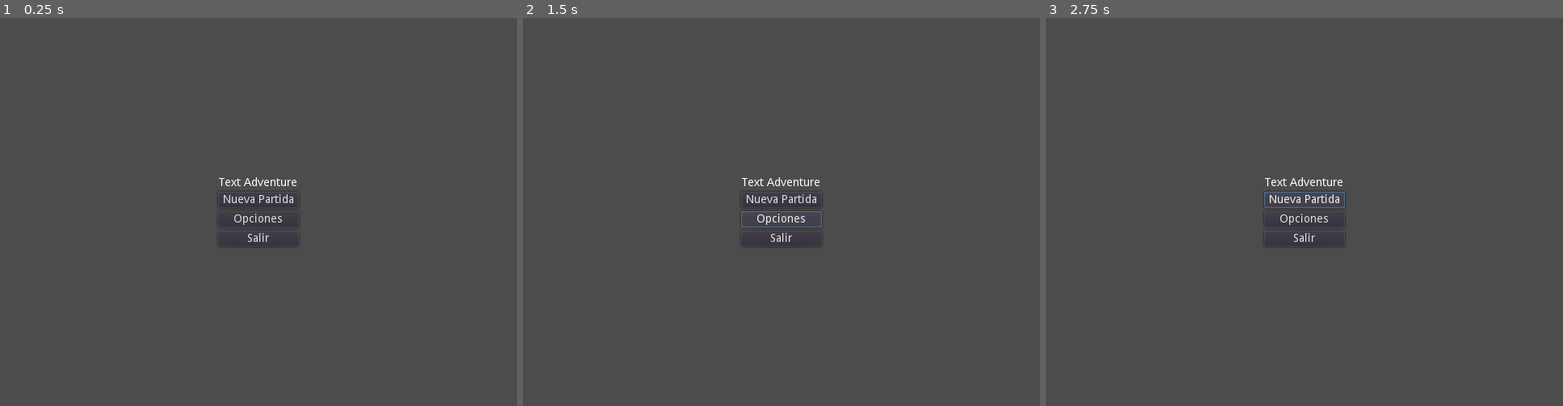
Above: before the commit, frames 1-3 (left to right).
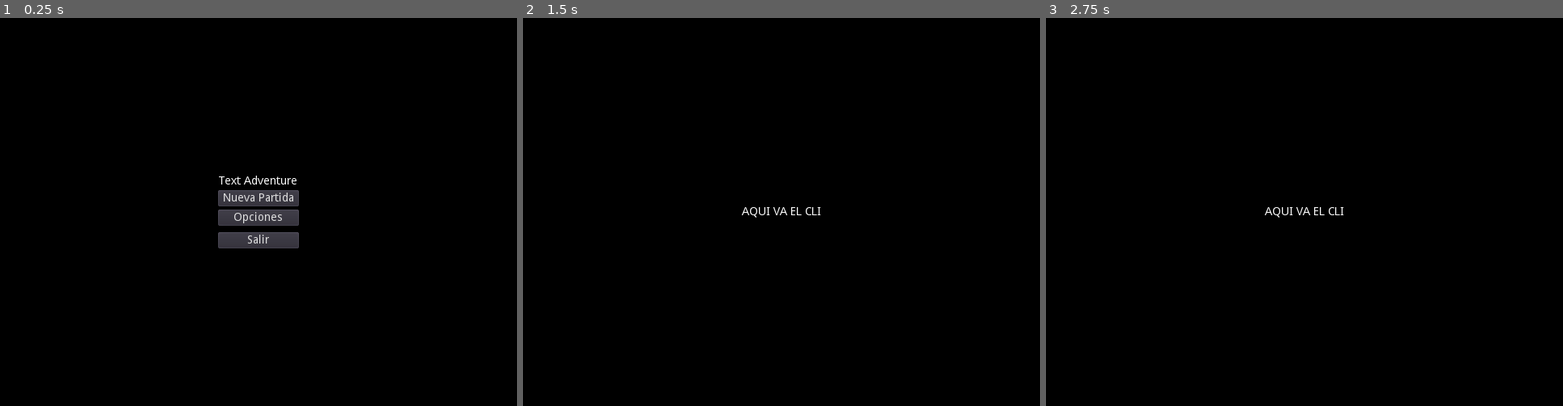
Above: after the commit, the same moments.

Repository: aesthezel/godot-textadventure
Game: Godot game, scene res://Scenes/MainMenu.tscn
Same seed, same stepped clock (60 frames per second), same inputs: the game is played once before the commit and once after it.
Inputs (mouse positions are in pixels of both pictures, inside the frame that each line leads up to):
- Up to frame 1 (0.25 s): no input
- Up to frame 2 (1.5 s): click "Nueva Partida" at 0.5 s; click (781, 219) at 1.25 s, where only the run before the commit has a clickable "Opciones"
- Up to frame 3 (2.75 s): click (1304, 200) at 2 s, where only the run before the commit has a clickable "Nueva Partida"

The runs differ from the first frame. In frame 1, 98% of the frame differs, in the area x 0-100%, y 0-100%; in frame 2, 100%; in frame 3, 100%.

Commit message:
Hierarchy and scene changer MainMenu to CLI

Diff:
--- /dev/null
+++ b/Scenes/CLI/StartCLI.tscn
@@ -0,0 +1,22 @@
+[gd_scene format=2]
+
+[node name="Control" type="Control"]
+anchor_right = 1.0
+anchor_bottom = 1.0
+__meta__ = {
+"_edit_use_anchors_": false
+}
+
+[node name="CenterContainer" type="CenterContainer" parent="."]
+anchor_right = 1.0
+anchor_bottom = 1.0
+__meta__ = {
+"_edit_use_anchors_": false
+}
+
+[node name="Label" type="Label" parent="CenterContainer"]
+margin_left = 271.0
+margin_top = 233.0
+margin_right = 369.0
+margin_bottom = 247.0
+text = "AQUI VA EL CLI"
--- a/Scenes/MainMenu.tscn
+++ b/Scenes/MainMenu.tscn
@@ -1,13 +1,16 @@
-[gd_scene format=2]
+[gd_scene load_steps=2 format=2]
+
+[ext_resource path="res://Scripts/MainMenu.gd" type="Script" id=1]
 
 [node name="Menu" type="Control"]
 anchor_right = 1.0
 anchor_bottom = 1.0
+script = ExtResource( 1 )
 __meta__ = {
 "_edit_use_anchors_": false
 }
 
-[node name="HBoxContainer" type="HBoxContainer" parent="."]
+[node name="Columns" type="HBoxContainer" parent="."]
 anchor_right = 1.0
 anchor_bottom = 1.0
 alignment = 1
@@ -15,35 +18,40 @@
 "_edit_use_anchors_": false
 }
 
-[node name="VBoxContainer" type="VBoxContainer" parent="HBoxContainer"]
-anchor_left = -0.05
-anchor_right = 0.05
+[node name="Rows" type="VBoxContainer" parent="Columns"]
 margin_left = 270.0
 margin_right = 370.0
 margin_bottom = 480.0
 alignment = 1
 
-[node name="Label" type="Label" parent="HBoxContainer/VBoxContainer"]
-margin_top = 197.0
-margin_right = 164.0
-margin_bottom = 211.0
+[node name="Title" type="Label" parent="Columns/Rows"]
+margin_top = 195.0
+margin_right = 100.0
+margin_bottom = 209.0
 text = "Text Adventure"
 align = 1
 
-[node name="Button" type="Button" parent="HBoxContainer/VBoxContainer"]
-margin_top = 215.0
-margin_right = 164.0
-margin_bottom = 235.0
+[node name="NewGame" type="Button" parent="Columns/Rows"]
+margin_top = 213.0
+margin_right = 100.0
+margin_bottom = 233.0
 text = "Nueva Partida"
 
-[node name="Button2" type="Button" parent="HBoxContainer/VBoxContainer"]
-margin_top = 239.0
-margin_right = 164.0
-margin_bottom = 259.0
+[node name="Settings" type="Button" parent="Columns/Rows"]
+margin_top = 237.0
+margin_right = 100.0
+margin_bottom = 257.0
 text = "Opciones"
 
-[node name="Button3" type="Button" parent="HBoxContainer/VBoxContainer"]
-margin_top = 263.0
-margin_right = 164.0
-margin_bottom = 283.0
+[node name="Control" type="Control" parent="Columns/Rows"]
+margin_top = 261.0
+margin_right = 100.0
+margin_bottom = 261.0
+
+[node name="Exit" type="Button" parent="Columns/Rows"]
+margin_top = 265.0
+margin_right = 100.0
+margin_bottom = 285.0
 text = "Salir"
+[connection signal="pressed" from="Columns/Rows/NewGame" to="." method="_on_NewGame_pressed"]
+[connection signal="pressed" from="Columns/Rows/Exit" to="." method="_on_Exit_pressed"]
--- /dev/null
+++ b/Scripts/MainMenu.gd
@@ -0,0 +1,10 @@
+extends Control
+
+func _ready():
+	VisualServer.set_default_clear_color(Color.black)
+
+func _on_NewGame_pressed():
+	get_tree().change_scene("res://Scenes/CLI/StartCLI.tscn")
+
+func _on_Exit_pressed():
+	get_tree().quit()
